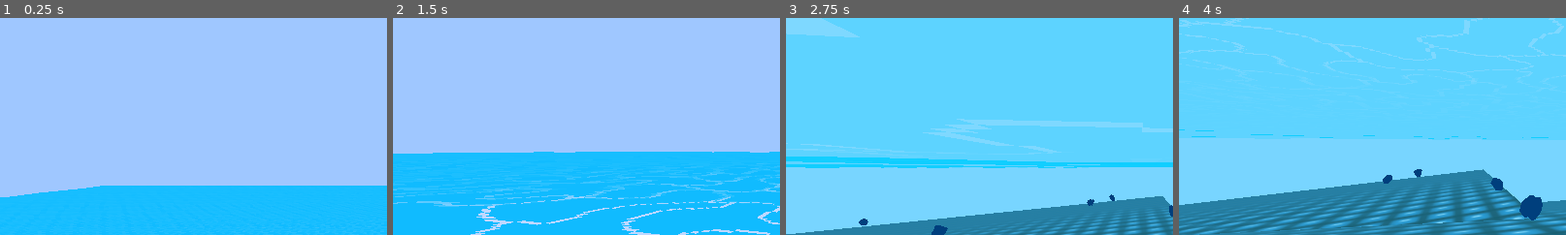
Above: before the commit, frames 1-4 (left to right).
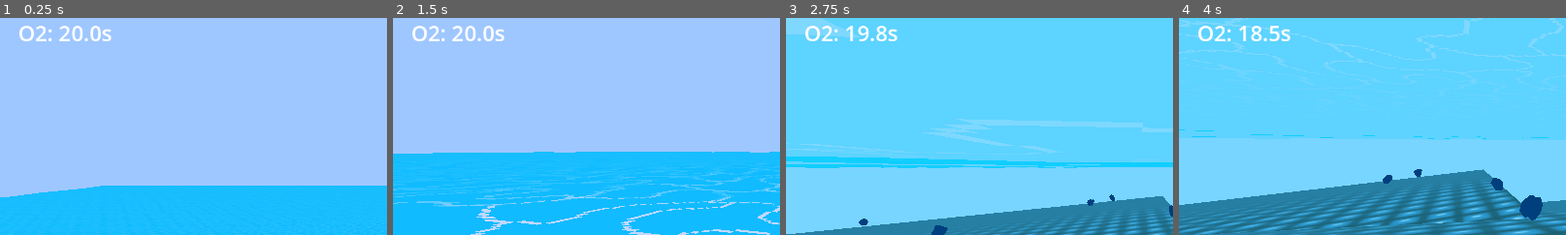
Above: after the commit, the same moments.

Repository: UglyDucklingGames/GameOff2025
Game: Godot game, scene res://scenes/main.tscn
Two runs of this game, one before a commit and one after it. Both use one fixed random seed, a clock stepped at 60 frames per second and the inputs below. The engine's default icon, where the game draws it, is replaced by a stand-in: a white triangle on a blue panel in a dark square.
Inputs (mouse positions are % of the whole screen's width and height, from its top left):
- Up to frame 1 (0.25 s): no input
- Up to frame 2 (1.5 s): move the mouse to (55, 50) at 0.52 s; hold W (move_forward) from 0.53 s (still down); click (55, 50) at 0.6 s; move the mouse to (45, 50) at 1.27 s; click (45, 50) at 1.35 s
- Up to frame 3 (2.75 s): keep holding W (move_forward); move the mouse to (52, 48) at 2.02 s; click (52, 48) at 2.1 s
- Up to frame 4 (4 s): keep holding W (move_forward); move the mouse to (49, 52) at 2.77 s; click (49, 52) at 2.85 s; move the mouse to (57, 51) at 3.52 s; click (57, 51) at 3.6 s
The pictures show only the part of the screen within x 0-50%, y 19-69%; the shares and areas given below are measured in that part.

The runs differ from the first frame. In frame 1, 0.7% of the frame differs, in the area x 5-29%, y 3-11%; in frame 2, 0.7%; in frame 3, 0.7%; in frame 4, 0.7%.

Commit message:
Oxygen System
Added basic oxygen meter and drowning (quits game)

Diff:
--- a/objects/entities/player/player_controller.gd
+++ b/objects/entities/player/player_controller.gd
@@ -13,11 +13,16 @@
 
 const HEIGHT:float = 1.75
 
+const LUNG_OXYGEN_MAX:float = 5.0
+const BASE_OXYGEN:float = 20.0
+const OXYGEN_REPLENISH_RATE:float = 5.0
+
 # Object references
 @onready var neck_h: Node3D = %NeckH
 @onready var neck_v: Node3D = %NeckV
 @onready var camera: Camera3D = %Camera
 @onready var water_overlay: ColorRect = %WaterOverlay
+@onready var suffocation_overlay: ColorRect = %SuffocationOverlay
 @onready var depth_guage: Label = %DepthGuage
 @onready var interact_ray: RayCast3D = %InteractRay
 @onready var interact_text: Label = %InteractText
@@ -30,6 +35,10 @@
 
 var depth:float
 
+var oxygen_capacity:float = BASE_OXYGEN
+var oxygen:float = oxygen_capacity
+var lung_oxygen:float = LUNG_OXYGEN_MAX # last resort before death
+
 
 func _ready() -> void:
 	Input.mouse_mode = Input.MOUSE_MODE_CAPTURED # capture mouse when player is active
@@ -41,6 +50,7 @@
 	_process_input()
 
 	_calculate_in_water()
+	_process_oxygen(delta)
 
 	if in_water:
 		_move_water(delta)
@@ -51,6 +61,7 @@
 	depth = Water.get_depth(global_position.y)
 	depth_guage.text = "Depth: " + "%.1f" % depth + "m"
 	depth_guage.text += "\nMoney: " + str(PlayerData.get_money())
+	depth_guage.text += "\nO2: " + "%.1f" % oxygen + "s"
 
 	_process_interaction()
 
@@ -82,6 +93,30 @@
 	# Visuals
 	head_in_water = camera.global_position.y <= Water.WATER_HEIGHT
 	water_overlay.visible = head_in_water
+
+
+## Handle oxygen levels and drowning.
+func _process_oxygen(delta: float) -> void:
+	if head_in_water:
+		# Drain oxygen (1 point per second)
+		oxygen = move_toward(oxygen, 0, delta)
+
+		# Drain oxygen in lungs if out of tank oxygen
+		if oxygen <= 0.0:
+			lung_oxygen = move_toward(lung_oxygen, 0, delta)
+
+			# Fade in blackness until dead
+			suffocation_overlay.show()
+			suffocation_overlay.color.a = 1.0 - (lung_oxygen / LUNG_OXYGEN_MAX)
+
+			# Kill if out of lung oxygen
+			if lung_oxygen <= 0.0:
+				get_tree().quit() # you died
+	else:
+		# Replenish oxygen (OXYGEN_REPLENISH_RATE points per second)
+		oxygen = move_toward(oxygen, oxygen_capacity, OXYGEN_REPLENISH_RATE*delta)
+		lung_oxygen = LUNG_OXYGEN_MAX # instantly replenish lung oxygen
+		suffocation_overlay.hide() # hide suffocation overlay
 
 
 ## Get WASD horizontal movement vector.
--- a/objects/entities/player/player_controller.tscn
+++ b/objects/entities/player/player_controller.tscn
@@ -40,6 +40,16 @@
 mouse_filter = 2
 color = Color(0, 1, 1, 0.24705882)
 
+[node name="SuffocationOverlay" type="ColorRect" parent="UI"]
+unique_name_in_owner = true
+anchors_preset = 15
+anchor_right = 1.0
+anchor_bottom = 1.0
+grow_horizontal = 2
+grow_vertical = 2
+mouse_filter = 2
+color = Color(0, 0, 0, 0)
+
 [node name="DepthGuage" type="Label" parent="UI"]
 unique_name_in_owner = true
 offset_left = 27.0
